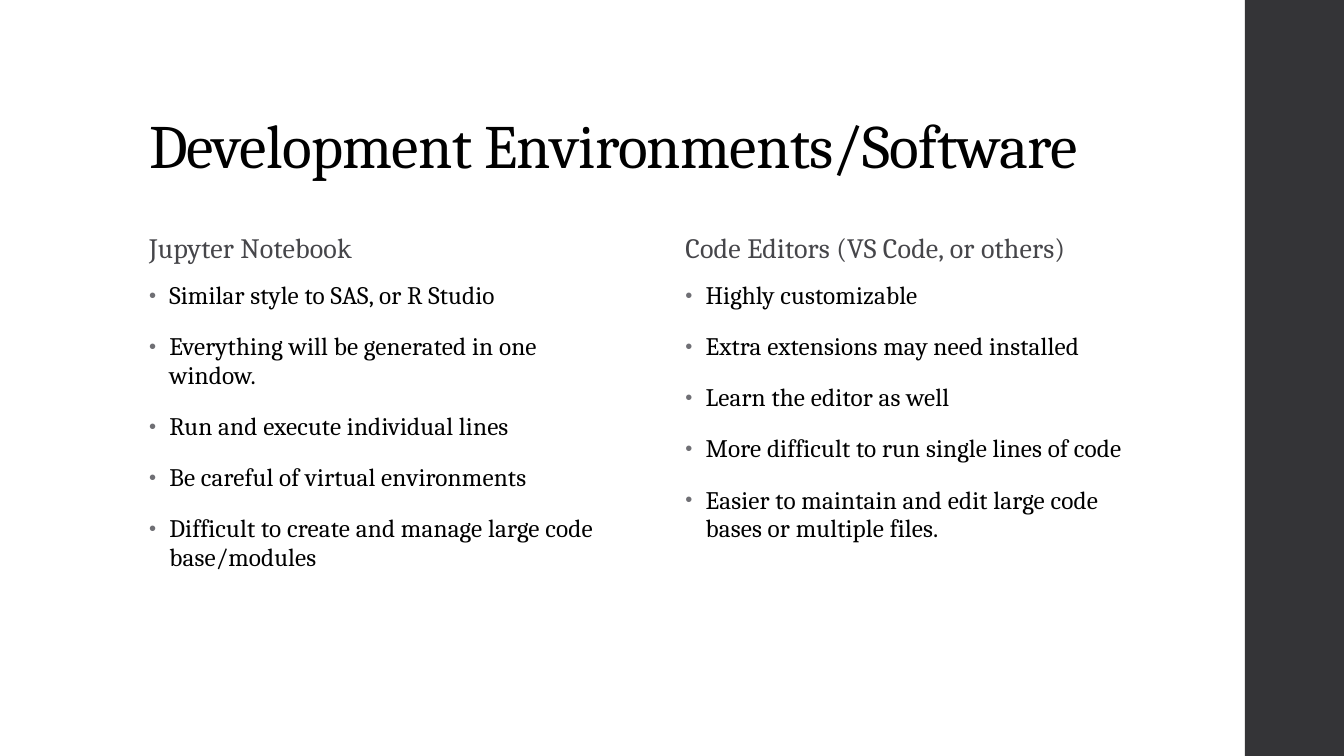
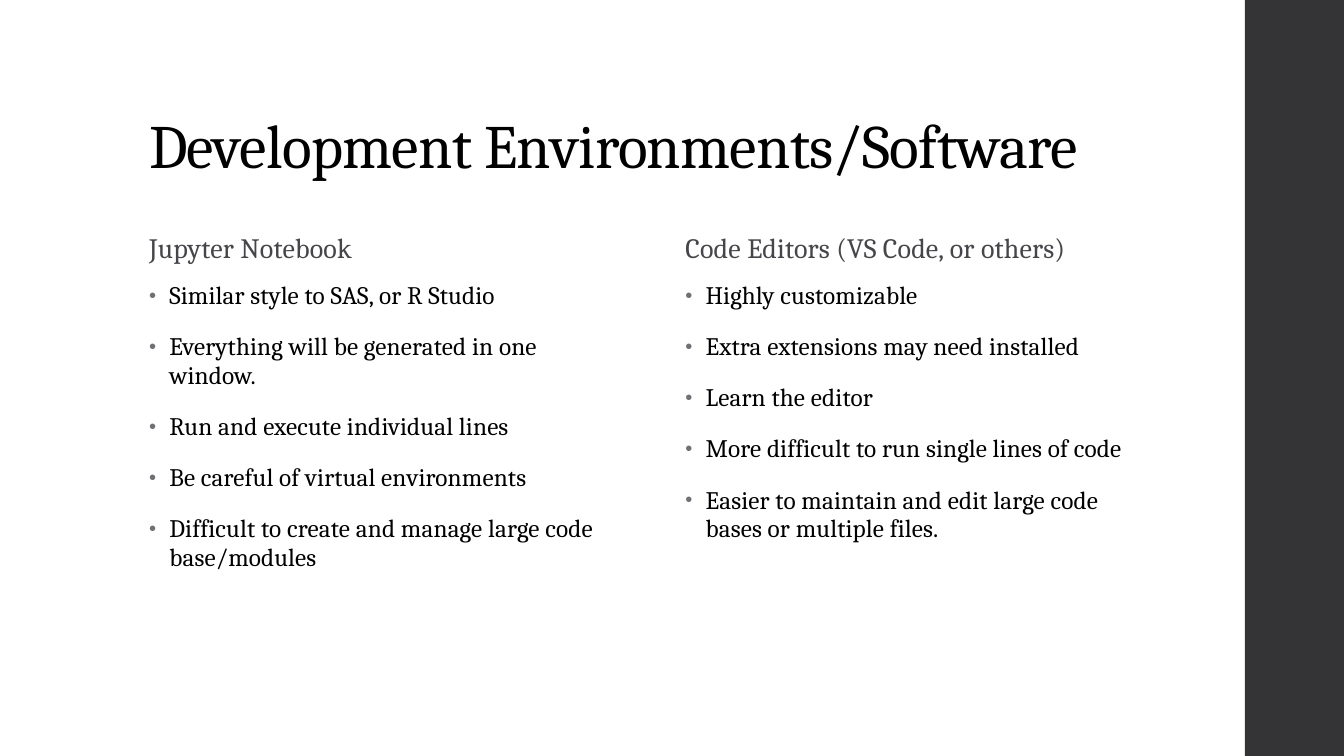
Before and after one commit to AdamKortis/cchmc_python_getting_started, a slide deck: slide 9 of Getting Started with Python for Data Analytics.pptx. Drawn at 1344x756 pixels with LibreOffice and Linux fonts; fonts in the diff are those of the drawing. Boxes give left, top, right and bottom in pixels: in the first picture for what was removed or moved away, otherwise in the second. Text is boxed around its words. In the diff, an @@ line names an element or a change of style, - is before the commit and + after.

```diff
--- a/Getting Started with Python for Data Analytics.pptx
+++ b/Getting Started with Python for Data Analytics.pptx
@@ text at (706,388,873,407): text changed @@
-• Learn the editor as well
+• Learn the editor
```
Also in this commit, not shown: 6 other slides changed.
